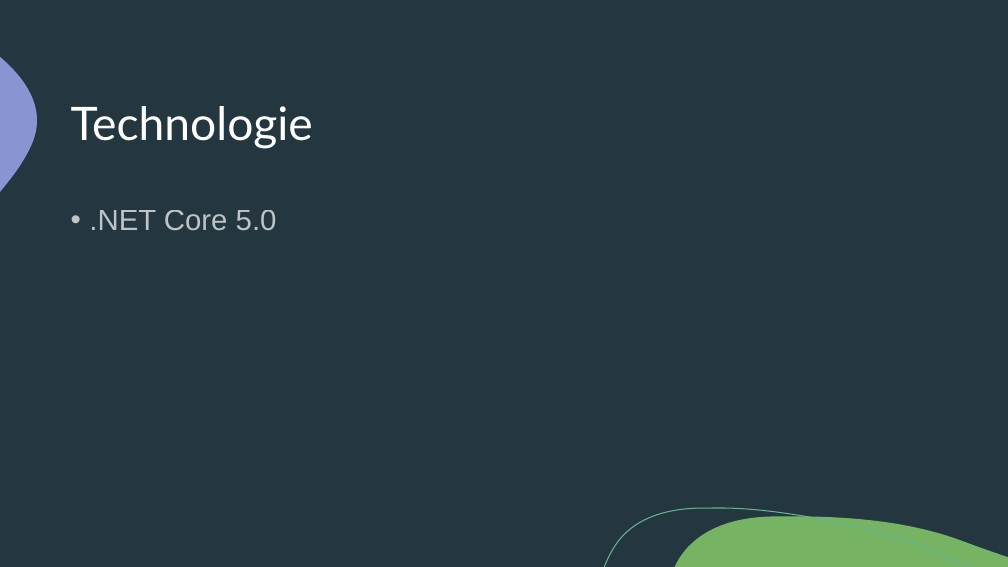
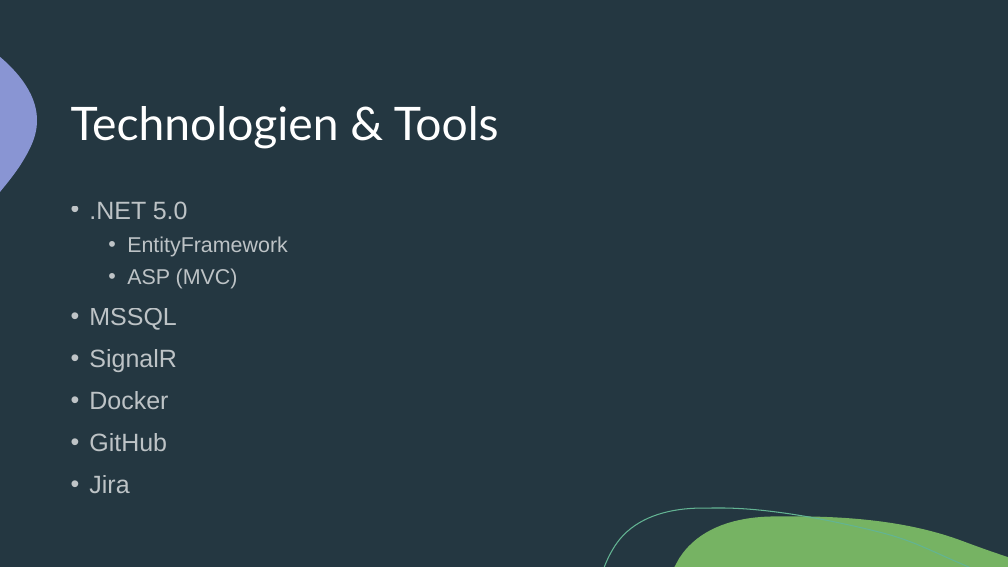
Before and after one commit to mandelbulber/M426_TicTacToe, a slide deck: slide 3 of documentation/Presentation.pptx. Drawn at 1008x567 pixels with LibreOffice and Linux fonts; fonts in the diff are those of the drawing. Boxes give left, top, right and bottom in pixels: in the first picture for what was removed or moved away, otherwise in the second. Text is boxed around its words. In the diff, an @@ line names an element or a change of style, - is before the commit and + after.

```diff
--- a/documentation/Presentation.pptx
+++ b/documentation/Presentation.pptx
@@ title at box(71, 106, 499, 149): text changed @@
-Technologie
+Technologien & Tools
@@ text at box(89, 201, 288, 493): text changed; size 28 to 23.8 pt @@
-• .NET Core 5.0
+• .NET 5.0
+  • EntityFramework
+  • ASP (MVC)
+• MSSQL
+• SignalR
+• Docker
+• GitHub
+• Jira
```
Also in this commit, not shown: 5 slides added, 3 slides removed.
